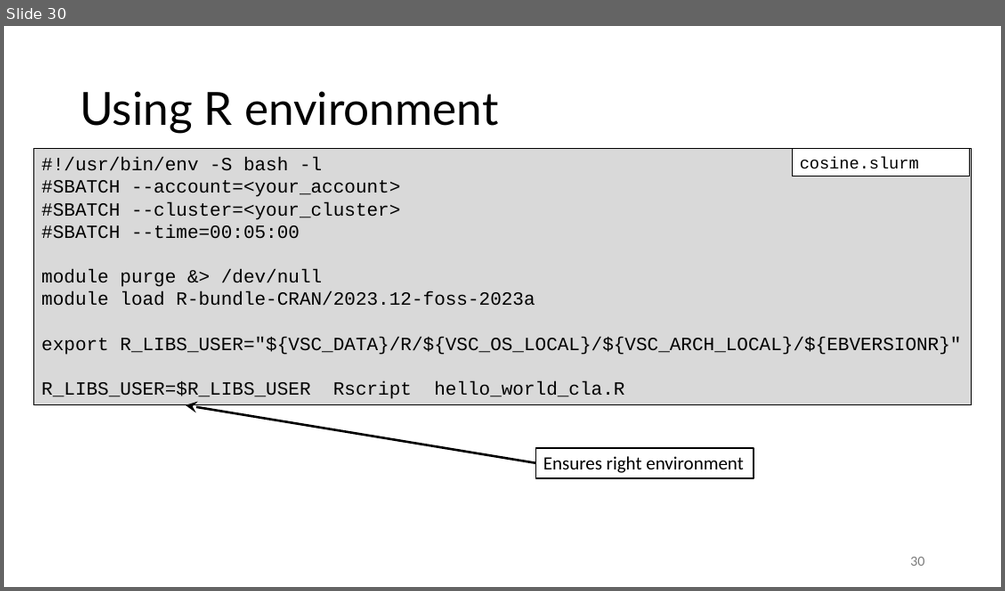
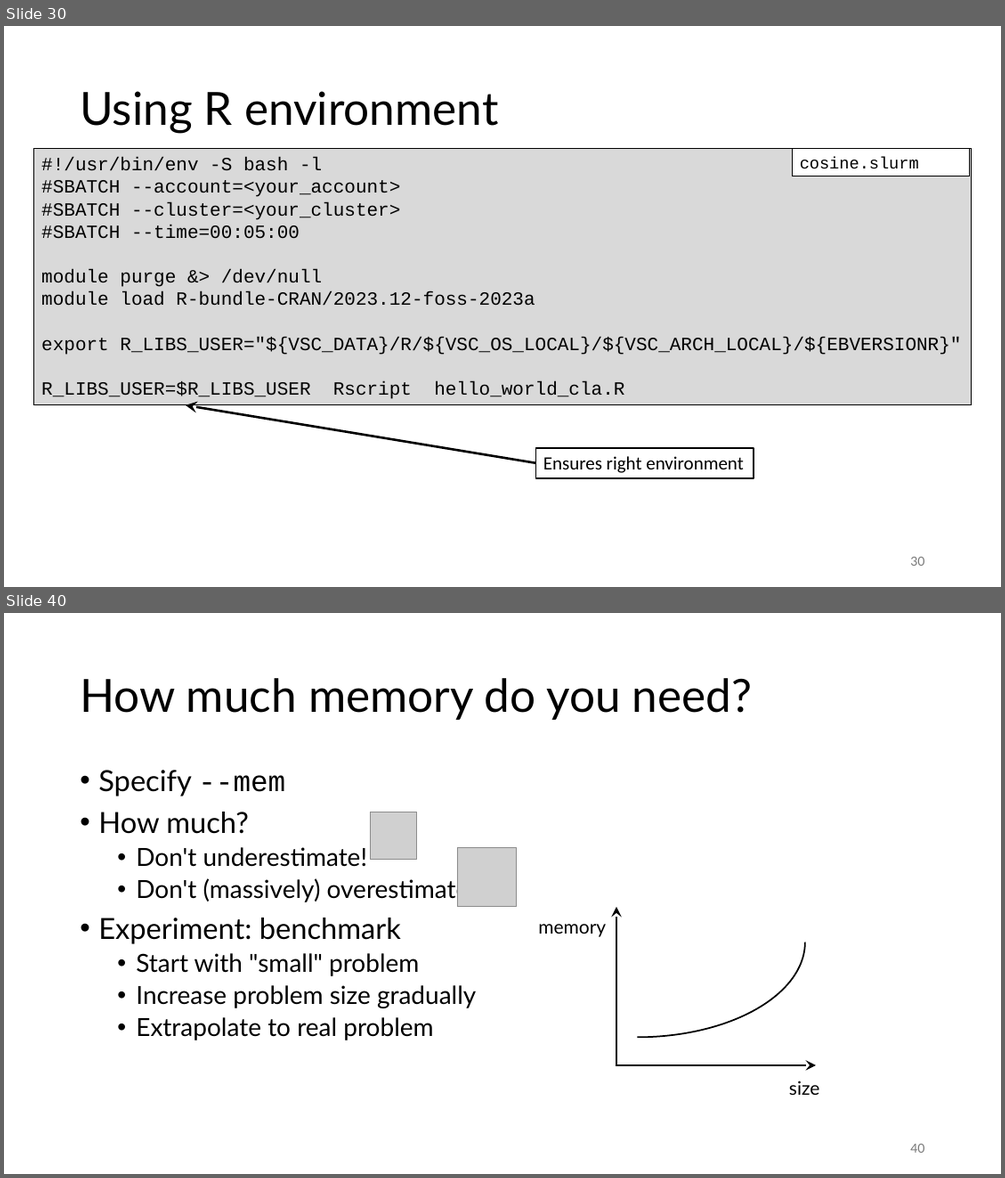
Before and after one commit to gjbex/Best-practices-for-data-science-on-HPC, a slide deck: best_practices_for_data_science_on_hpc.pptx. Shown one above the other, each under a label of ours: slide 30 before the commit, slides 30 and 40 after it; the slides between them are not shown. The pictures are 1005x591 and 1005x1178 pixels, drawn with LibreOffice and Linux fonts; fonts in the diff are those of the drawing; grey boxes stand for pictures. Boxes give left, top, right and bottom in pixels: in the first picture for what was removed or moved away, otherwise in the second. Text is boxed around its words. In the diff, an @@ line names an element or a change of style, - is before the commit and + after.

Commit message:
Add slides on walltime and memory benchmarking

```diff
--- a/best_practices_for_data_science_on_hpc.pptx
+++ b/best_practices_for_data_science_on_hpc.pptx
@@ slide 40 added at (4,613,1001,1174), background #FFFFFF @@
@@ title added at (80,678,752,720), 44 pt, text #000000 @@
+How much memory do you need?
@@ text added at (98,770,476,1040), 24 pt, text #000000 @@
+• Specify --mem
+• How much?
+  • Don't underestimate!
+  • Don't (massively) overestimate!
+• Experiment: benchmark
+  • Start with "small" problem
+  • Increase problem size gradually
+  • Extrapolate to real problem
@@ picture added at (371,811,417,860) @@
@@ picture added at (457,848,517,907) @@
@@ group added at (469,847,819,1094): 2 arrows, 2 texts, 1 arc (boxed as its full ellipse) @@
+size
+memory
@@ page number added at (910,1143,924,1152), 12 pt, text #797979 @@
+40
```
Also in this commit, not shown: 11 other slides added.
